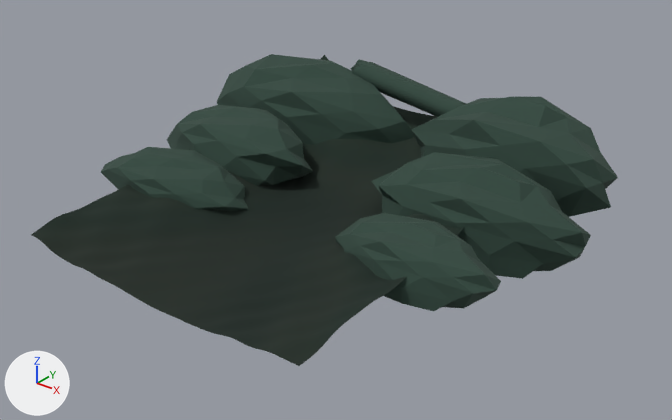
What one commit did to the glTF model urai-tier1/public/assets/urai/home-production/authored-v191/home-continuous-landscape-v191.glb.
Before and after are seen from a camera (50 mm lens) standing at (30.1, -29.9, 22.4) and looking at (1.1, 6.3, -0.1). Lighting does not change. The marker at lower left points along +X, +Y and +Z. The older version comes first. Where no turn or scale is listed for an object, it has been applied to the vertices.

Names of what the first picture shows: 'home-v191-continuous-authored-canyon', 'home-v193-deep-memory-overhang', 'home-v193-geological-shelf-1', 'home-v193-geological-shelf-2', 'home-v193-geological-shelf-3', 'home-v193-geological-shelf-4', 'home-v193-geological-shelf-5', 'home-v193-geological-shelf-6'.
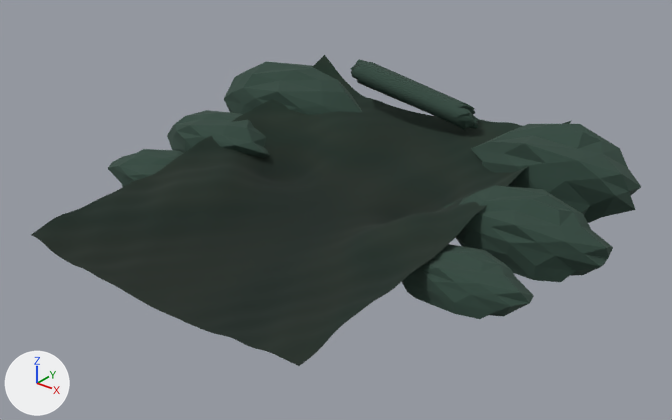
Commit message: art(home): repair V194 retained-pixel composition

The change, as JSON lines over the scene's bpy script:
```json
{"op": "set", "path": "ob_home_v193_geological_shelf_1.location", "old": "(-7.7, 2.6, 0.15)", "new": "(-10.2, 3.8, -0.42)"}
{"op": "set", "path": "ob_home_v193_geological_shelf_1.scale", "old": "(4.8, 2.5, 1.7)", "new": "(3.6, 2.2, 1.25)"}
{"op": "set", "path": "ob_home_v193_geological_shelf_2.location", "old": "(-8.1, 8.0, 0.62)", "new": "(-10.7, 9.0, 0.15)"}
{"op": "set", "path": "ob_home_v193_geological_shelf_2.scale", "old": "(5.6, 3.4, 2.4)", "new": "(4.2, 2.8, 1.75)"}
{"op": "set", "path": "ob_home_v193_geological_shelf_3.location", "old": "(-7.2, 14.2, 1.35)", "new": "(-9.5, 15.2, 1.05)"}
{"op": "set", "path": "ob_home_v193_geological_shelf_3.scale", "old": "(6.8, 3.8, 3.2)", "new": "(5.2, 3.3, 2.5)"}
{"op": "set", "path": "ob_home_v193_geological_shelf_4.location", "old": "(7.8, 3.8, 0.08)", "new": "(10.3, 4.6, -0.46)"}
{"op": "set", "path": "ob_home_v193_geological_shelf_4.scale", "old": "(4.9, 2.7, 1.8)", "new": "(3.7, 2.3, 1.3)"}
{"op": "set", "path": "ob_home_v193_geological_shelf_5.location", "old": "(8.2, 9.3, 0.72)", "new": "(10.8, 10.0, 0.18)"}
{"op": "set", "path": "ob_home_v193_geological_shelf_5.scale", "old": "(5.8, 3.2, 2.5)", "new": "(4.3, 2.7, 1.8)"}
{"op": "set", "path": "ob_home_v193_geological_shelf_6.location", "old": "(6.9, 15.0, 1.48)", "new": "(9.3, 15.8, 1.08)"}
{"op": "set", "path": "ob_home_v193_geological_shelf_6.scale", "old": "(6.5, 4.0, 3.4)", "new": "(5.1, 3.4, 2.6)"}
```

What differs and where, as boxes (x1, y1, x2, y2) in the pictures (672 x 420 px):
```json
{"object": "home-v193-geological-shelf-5", "change": "moved, rescaled", "before": [371, 152, 591, 279], "after": [444, 185, 613, 282], "on screen": "23% narrower, 23% shorter"}
{"object": "home-v193-geological-shelf-6", "change": "moved, rescaled", "before": [412, 97, 618, 217], "after": [471, 124, 641, 223], "on screen": "17% narrower, 17% shorter"}
{"object": "home-v193-geological-shelf-4", "change": "moved, rescaled", "before": [335, 213, 501, 311], "after": [402, 244, 534, 319], "on screen": "20% narrower, 23% shorter"}
{"object": "home-v193-geological-shelf-3", "change": "moved, rescaled", "before": [217, 54, 415, 145], "after": [224, 61, 362, 115]}
{"object": "home-v193-geological-shelf-2", "change": "moved, rescaled", "before": [167, 105, 313, 186], "after": [167, 110, 270, 158]}
{"object": "home-v193-geological-shelf-1", "change": "moved, rescaled", "before": [101, 147, 248, 211], "after": [108, 149, 183, 187]}
```
